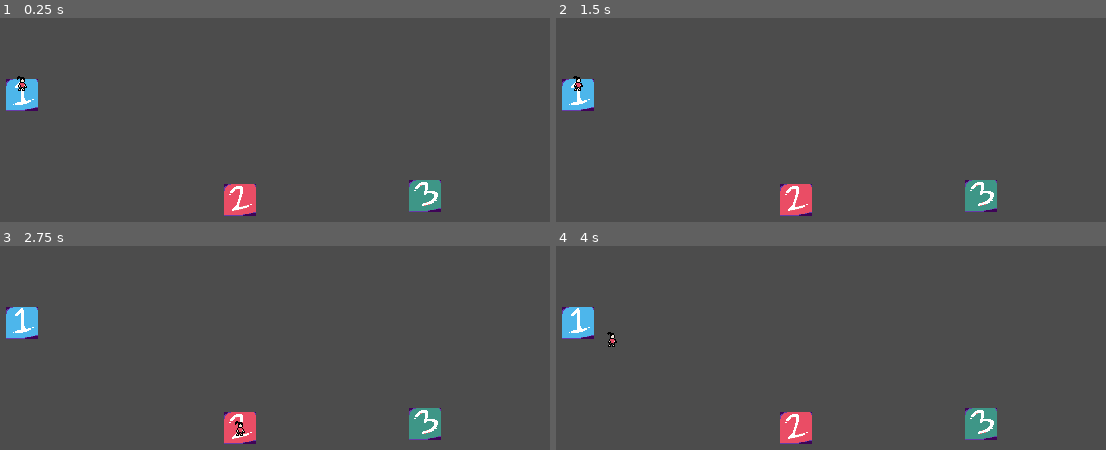
Above: before the commit, frames 1-4 (two rows, left to right).
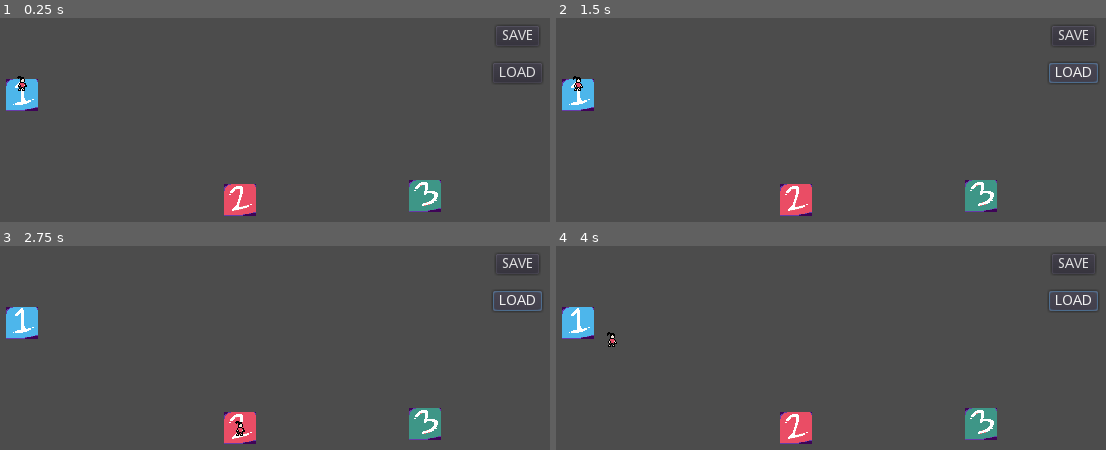
Above: after the commit, the same moments.

Repository: marcelo-lemos/Softwarrior
Game: Godot game, scene res://Nodes/Stages/StageSelect.tscn
Same seed, same stepped clock (60 frames per second), same inputs: the game is played once before the commit and once after it. This scene is started directly instead of the project's main scene.
Inputs (mouse positions are in pixels of both pictures, inside the frame that each line leads up to):
- Up to frame 1 (0.25 s): no input
- Up to frame 2 (1.5 s): click (1073, 36) at 0.5 s, where only the run after the commit has a clickable "SAVE"; click (1073, 73) at 1.25 s, where only the run after the commit has a clickable "LOAD"
- Up to frame 3 (2.75 s): hold Right (ui_right) from 2.03 s (still down); hold C (dash) from 2.03 s (still down); tap Z (jump) at 2.27 s
- Up to frame 4 (4 s): release C (dash) at 2.78 s; tap C (dash) at 2.85 s; tap Z (jump) at 3.02 s; release Right (ui_right) at 3.53 s; hold Left (ui_left) from 3.53 s (still down); hold C (dash) from 3.53 s (still down)

The runs differ from the first frame. In frame 1, 0.3% of the frame differs, in the area x 3-98%, y 5-35%; in frame 2, 0.4%, in the area x 3-99%, y 5-35%; in frame 3, 0.4%; in frame 4, 0.4%.

Commit message:
Add save and load

Diff:
--- a/game/Nodes/Stages/StageManager.gd
+++ b/game/Nodes/Stages/StageManager.gd
@@ -4,6 +4,7 @@
 # var a = 2
 # var b = "text"
 var stage_data = {}
+const save_path = "user://saved_game.sav"
 # Called when the node enters the scene tree for the first time.
 
 func has(key):
@@ -17,3 +18,26 @@
 # Called every frame. 'delta' is the elapsed time since the previous frame.
 #func _process(delta):
 #	pass
+
+func save():
+	var file = File.new()
+	if file.open(save_path, File.WRITE) != 0:
+		print("Error opening file")
+		return
+
+	file.store_line(to_json(stage_data))
+	file.close()
+	print("Game saved")
+
+func load_():
+	var file = File.new()
+	if not file.file_exists(save_path):
+		print("No file saved!")
+		return
+
+	if file.open(save_path, File.READ) != 0:
+		print("Error opening file")
+		return
+
+	stage_data = parse_json(file.get_line())
+	print("Game loaded")
--- a/game/Nodes/Stages/StageSelect.gd
+++ b/game/Nodes/Stages/StageSelect.gd
@@ -53,3 +53,11 @@
 func enter_stage():
 	if(current_stage.stage_scene != null):
 		get_tree().change_scene(current_stage.stage_scene.resource_path)
+
+
+func _on_Button_pressed():
+	StageManager.save()
+
+
+func _on_Button2_pressed():
+	StageManager.load_()
--- a/game/Nodes/Stages/StageSelect.tscn
+++ b/game/Nodes/Stages/StageSelect.tscn
@@ -73,12 +73,28 @@
 [node name="Selector" type="AnimatedSprite" parent="."]
 position = Vector2( 9.02637, -8.17777 )
 frames = SubResource( 4 )
-frame = 2
 playing = true
 
 [node name="Tween" type="Tween" parent="."]
 
+[node name="Button" type="Button" parent="."]
+anchor_left = 1.0
+anchor_right = 1.0
+margin_left = 483.0
+margin_top = -65.0
+margin_right = 526.0
+margin_bottom = -45.0
+text = "SAVE"
+
+[node name="Button2" type="Button" parent="."]
+margin_left = 480.0
+margin_top = -28.0
+margin_right = 529.0
+margin_bottom = -8.0
+text = "LOAD"
 [connection signal="tween_completed" from="Tween" to="." method="_on_Tween_tween_completed"]
+[connection signal="pressed" from="Button" to="." method="_on_Button_pressed"]
+[connection signal="pressed" from="Button2" to="." method="_on_Button2_pressed"]
 
 [editable path="Stage 1"]
 
--- a/game/Nodes/UI/TitleScreen.tscn
+++ b/game/Nodes/UI/TitleScreen.tscn
@@ -98,7 +98,7 @@
 [node name="Arvore" type="AnimatedSprite" parent="."]
 z_index = 3
 frames = SubResource( 1 )
-frame = 3
+frame = 1
 playing = true
 centered = false
 
